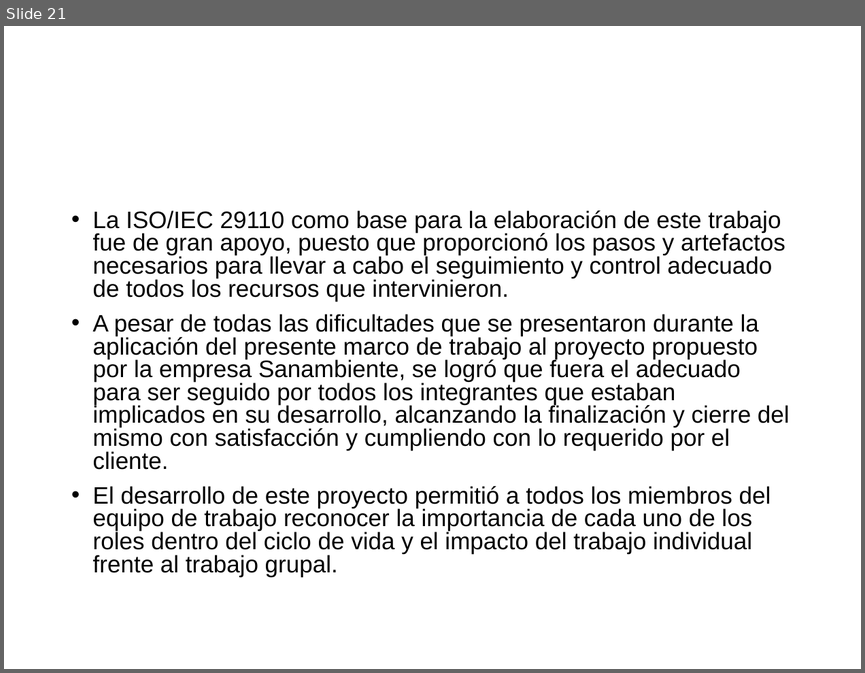
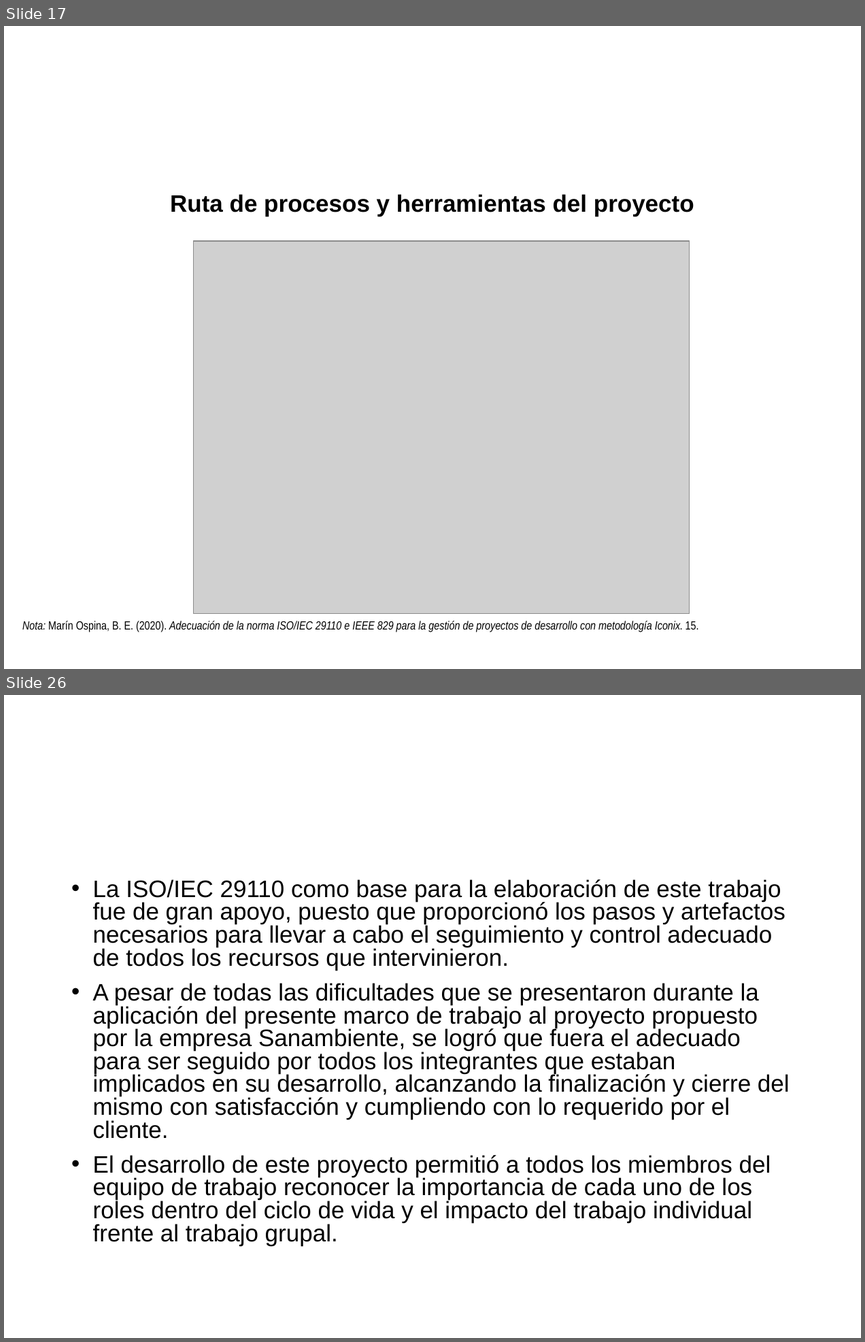
Before and after one commit to cristianpazu/Proyecto-Sanambiente, a slide deck: Documento(s) de proyecto de grado/Presentación del proyecto de grado.pptx. Shown one above the other, each under a label of ours: slide 21 before the commit, slides 17 and 26 after it; the slides between them are not shown. The pictures are 865x673 and 865x1342 pixels, drawn with LibreOffice and Linux fonts; fonts in the diff are those of the drawing; grey boxes stand for pictures; background and template pictures are left out. Boxes give left, top, right and bottom in pixels: in the first picture for what was removed or moved away, otherwise in the second. Text is boxed around its words. In the diff, an @@ line names an element or a change of style, - is before the commit and + after.

```diff
--- a/Documento(s) de proyecto de grado/Presentación del proyecto de grado.pptx
+++ b/Documento(s) de proyecto de grado/Presentación del proyecto de grado.pptx
@@ slide 17 added at box(4, 26, 861, 669), background picture (left out) @@
@@ title added at box(193, 81, 425, 152), 22.5 pt, text #FFFFFF, bold @@
+Desarrollo (1/9)
@@ text added at box(170, 194, 694, 216), 20 pt, text #000000, bold @@
+Ruta de procesos y herramientas del proyecto
@@ picture added at box(193, 241, 689, 614) @@
@@ text added at box(22, 620, 699, 632), 10 pt, text #000000, italic @@
+Nota: Marín Ospina, B. E. (2020). Adecuación de la norma ISO/IEC 29110 e IEEE 829 para la gestión de proyectos de desarrollo con metodología Iconix. 15.
@@ what was slide 21 is now slide 26 @@
```
Also in this commit, not shown: 18 slides changed, 4 other slides added.
